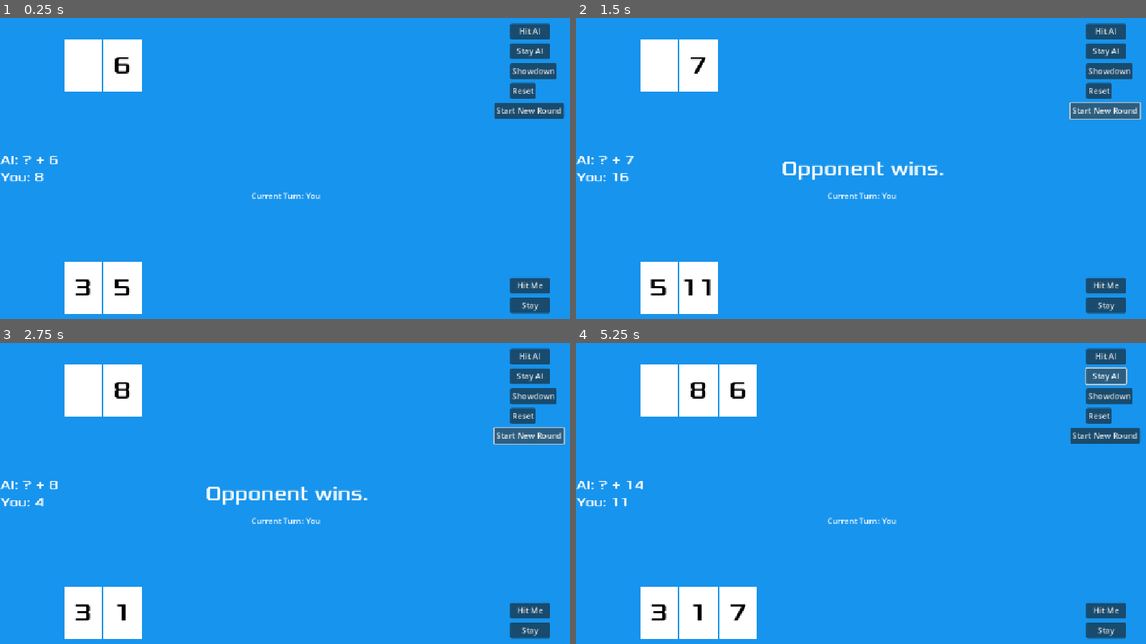
Above: before the commit, frames 1-4 (two rows, left to right).
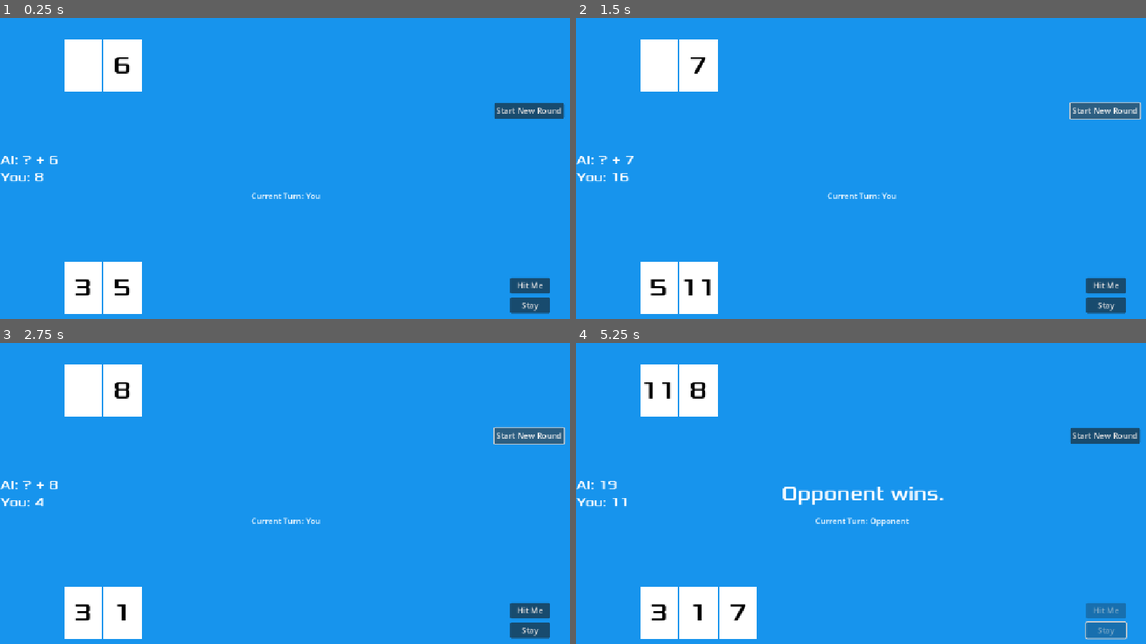
Above: after the commit, the same moments.

Repository: charcabrera/blackjack-1v1
Game: Godot game, scene res://main.tscn
Two runs of this game, one before a commit and one after it. Both use one fixed random seed, a clock stepped at 60 frames per second and the inputs below.
Inputs (mouse positions are in pixels of both pictures, inside the frame that each line leads up to):
- Up to frame 1 (0.25 s): no input
- Up to frame 2 (1.5 s): click (1111, 72) at 0.5 s, where only the run before the commit has a clickable "Showdown"; click "Start New Round" at 1.25 s
- Up to frame 3 (2.75 s): click "Start New Round" at 2 s
- Up to frame 4 (5.25 s): click "Hit Me" at 2.75 s; click "Stay" at 3.5 s; click (1106, 355) at 4.25 s, where only the run before the commit has a clickable "Hit AI"; click (1106, 376) at 5 s, where only the run before the commit has a clickable "Stay AI"

The runs differ from the first frame. In frame 1, 1.4% of the frame differs, in the area x 89-98%, y 1-27%; in frame 2, 2.1%; in frame 3, 2.1%; in frame 4, 4.5%, in the area x 4-98%, y 1-99%.

Commit message:
added a basic ai and some minor qol/aesthetic stuff

Diff:
--- a/main.gd
+++ b/main.gd
@@ -99,10 +99,23 @@
 	if turn == TURNS.PLAYER:
 		turn = TURNS.AI
 		$HUD.set_turn("Opponent")
+		ai_turn()
 	else:
 		turn = TURNS.PLAYER
+		$HUD.display_info("Your turn.")
 		$HUD.set_turn("You")
 
+
+func ai_turn() -> void:
+	var score = sum_array(p2hand)
+	while score < 17:
+		await get_tree().create_timer(.5).timeout
+		if deck.is_empty():
+			break
+		draw_card_opp()
+		score = sum_array(p2hand)
+
+	ai_stay()
 
 
 func reset_round() -> void:
@@ -114,6 +127,7 @@
 	turn = TURNS.PLAYER
 	get_tree().call_group("cards", "queue_free")
 	$HUD.updateScore(playerScore, oppScore)
+	$HUD.set_turn("You")
 	$P1HandPath/CardSpawnLocation.progress = 0
 	$P2HandPath/CardSpawnLocation.progress = 0
 	hiddenCard = null
@@ -127,12 +141,12 @@
 	draw_card_player()
 	draw_card_opp()
 	playTo = 21
+	$HUD.enable_buttons()
 
 
 func showdown() -> void:
-	if roundOver:
-		return
-	hiddenCard.show_value()
+	if hiddenCard != null:
+		hiddenCard.show_value()
 	$CardSoundPlayer.play()
 	playerScore = sum_array(p1hand)
 	oppScore = sum_array(p2hand)
@@ -143,11 +157,10 @@
 		$HUD.display_info("Opponent wins.")
 	else:
 		$HUD.display_info("Draw.")
-	roundOver = true
+	$HUD.disable_buttons()
 
 
 func ai_stay() -> void:
-	print('here')
 	if not turn == TURNS.AI:
 		return
 	if stayed == true:
--- a/scenes/debug_menu.tscn
+++ b/scenes/debug_menu.tscn
@@ -6,6 +6,7 @@
 script = ExtResource("1_u3ugm")
 
 [node name="AIHitButton" type="Button" parent="."]
+visible = false
 offset_left = 1024.0
 offset_top = 32.0
 offset_right = 1104.0
@@ -13,6 +14,7 @@
 text = "Hit AI"
 
 [node name="AIStayButton" type="Button" parent="."]
+visible = false
 offset_left = 1024.0
 offset_top = 72.0
 offset_right = 1104.0
@@ -20,6 +22,7 @@
 text = "Stay AI"
 
 [node name="ShowdownButton" type="Button" parent="."]
+visible = false
 offset_left = 1024.0
 offset_top = 112.0
 offset_right = 1117.0
@@ -27,6 +30,7 @@
 text = "Showdown"
 
 [node name="ResetButton" type="Button" parent="."]
+visible = false
 offset_left = 1024.0
 offset_top = 152.0
 offset_right = 1075.0
--- a/scripts/hud.gd
+++ b/scripts/hud.gd
@@ -36,6 +36,16 @@
 	$ScoreLabel.text = scoreFormatString % [str(oppScore), str(playerScore)]
 
 
+func disable_buttons() -> void:
+	$HitButton.disabled = true
+	$StayButton.disabled = true
+
+
+func enable_buttons() -> void:
+	$HitButton.disabled = false
+	$StayButton.disabled = false
+
+
 func set_turn(player: String):
 	$TurnTrackerLabel.text = turnTrackerFormatString % [player]
 
